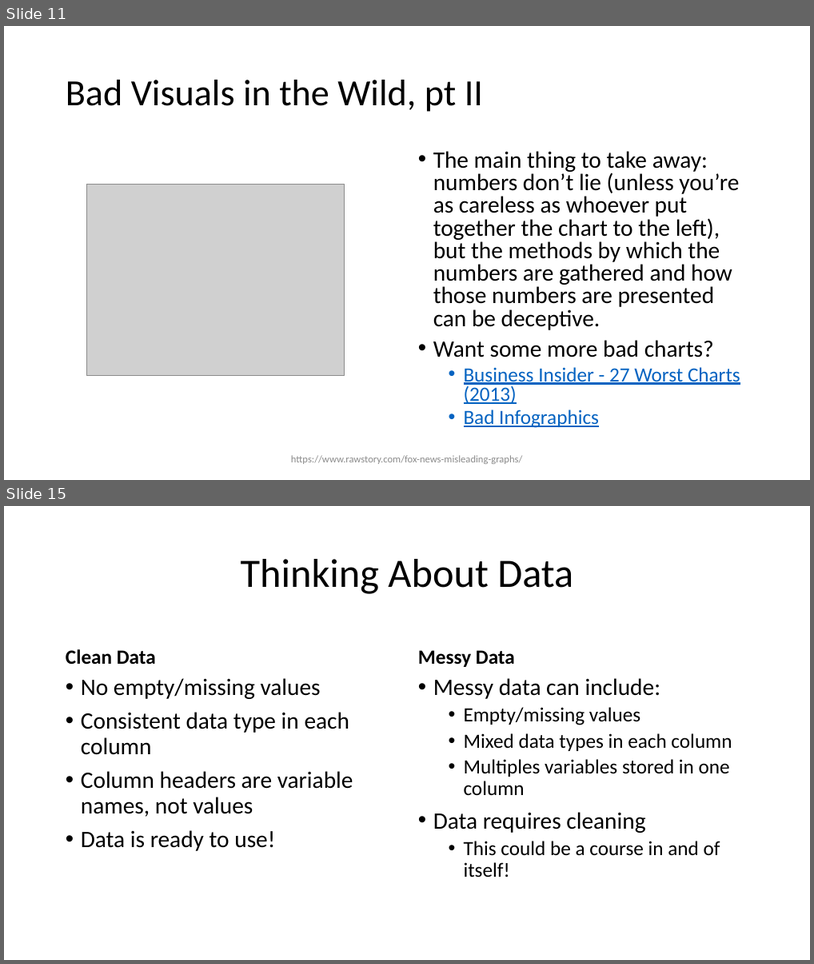
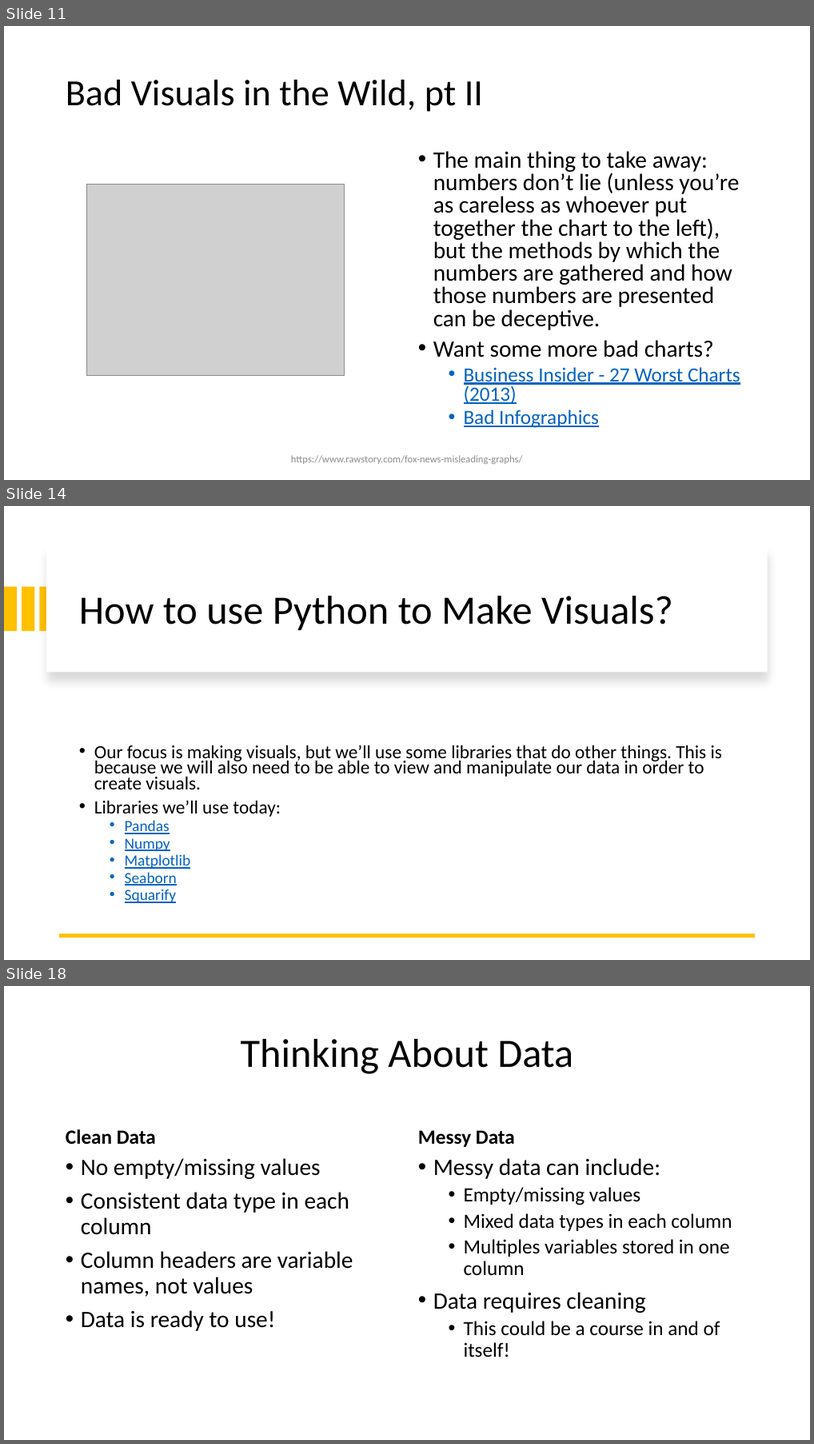
Before and after one commit to likeawednesday/TechCamp_DataViz, a slide deck: DVUP.pptx. Shown one above the other, each under a label of ours: slides 11 and 15 before the commit, slides 11, 14 and 18 after it; the slides between them are not shown. The pictures are 814x964 and 814x1444 pixels, drawn with LibreOffice and Linux fonts; fonts in the diff are those of the drawing; grey boxes stand for pictures. Boxes give left, top, right and bottom in pixels: in the first picture for what was removed or moved away, otherwise in the second. Text is boxed around its words. In the diff, an @@ line names an element or a change of style, - is before the commit and + after.

```diff
--- a/DVUP.pptx
+++ b/DVUP.pptx
@@ slide 14 added at box(4, 506, 810, 960), background #FFFFFF @@
@@ rectangle added at box(46, 547, 768, 672), fill #FFFFFF @@
@@ rectangle added at box(4, 587, 17, 632), fill #FFC000 @@
@@ rectangle added at box(22, 587, 34, 632), fill #FFC000 @@
@@ rectangle added at box(40, 587, 52, 632), fill #FFC000 @@
@@ title added at box(79, 596, 674, 630), 48 pt, text #000000 @@
+How to use Python to Make Visuals?
@@ text added at box(94, 744, 722, 903), 22.2 pt, text #000000 @@
+• Our focus is making visuals, but we’ll use some libraries that do other things. This is because we will also need to be able to view and manipulate our data in order to create visuals.
+• Libraries we’ll use today:
+  • Pandas
+  • Numpy
+  • Matplotlib
+  • Seaborn
+  • Squarify
@@ line added from (755, 935) to (60, 935), #FFC000 4.5 pt @@
@@ what was slide 15 is now slide 18 @@
```
Also in this commit, not shown: 6 slides changed, 14 other slides added.
